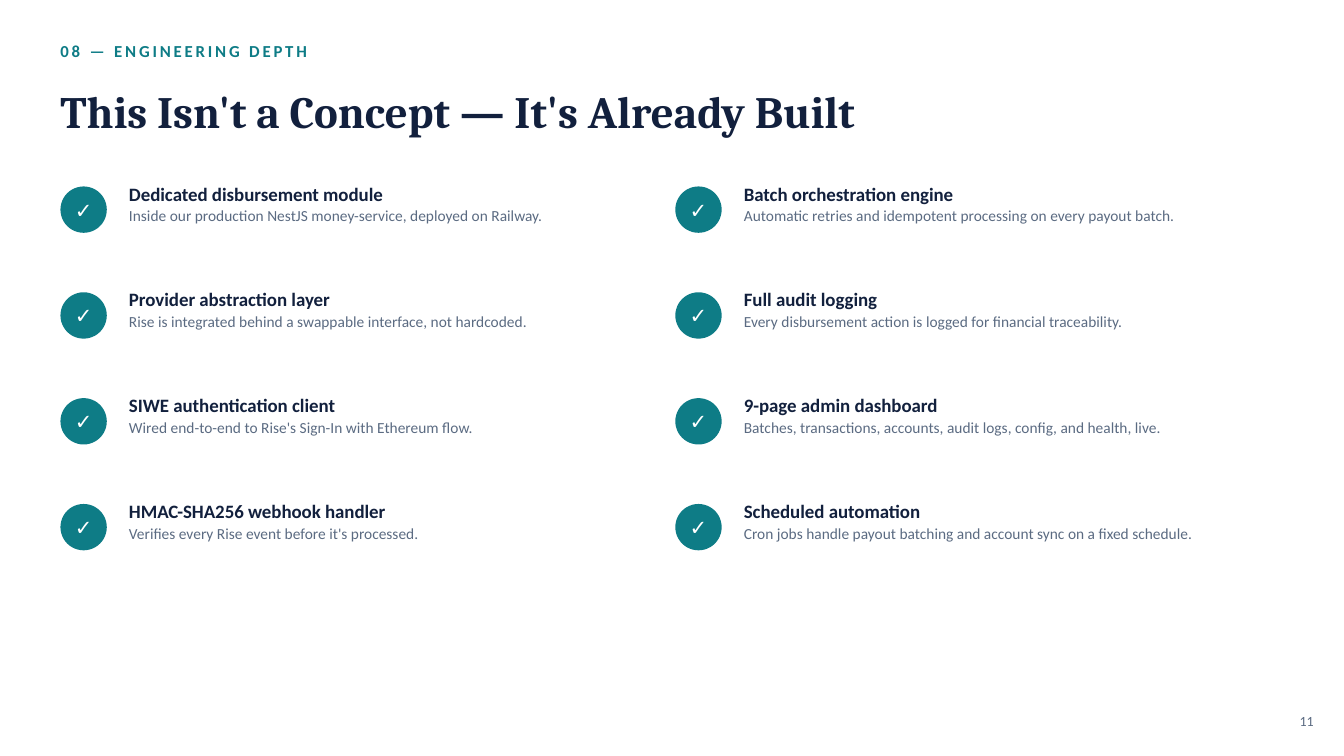
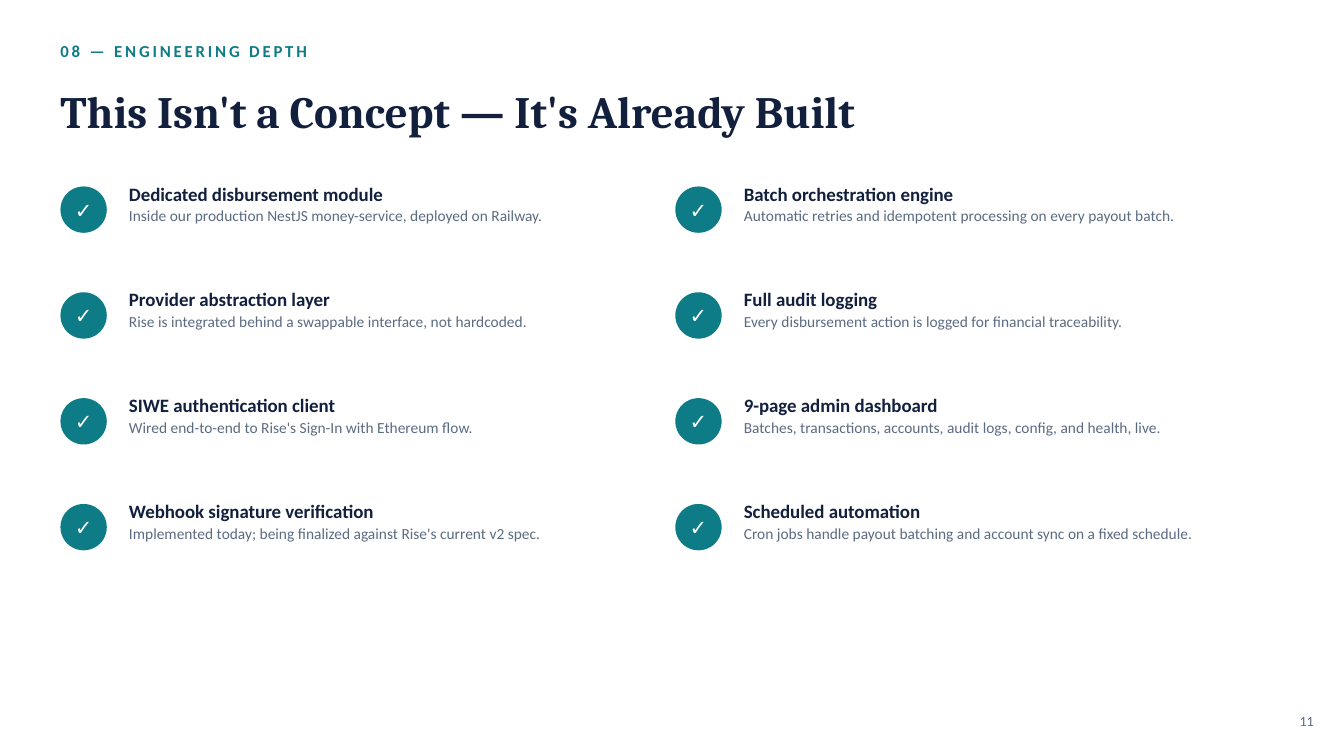
Before and after one commit to ripper7375/trading-alerts-saas-public, a slide deck: slide 11 of docs/riskworks-presentation-deck/DavinTrade-Rise-Partnership-Proposal_v2.pptx. Drawn at 1344x756 pixels with LibreOffice and Linux fonts; fonts in the diff are those of the drawing. Boxes give left, top, right and bottom in pixels: in the first picture for what was removed or moved away, otherwise in the second. Text is boxed around its words. In the diff, an @@ line names an element or a change of style, - is before the commit and + after.

```diff
--- a/docs/riskworks-presentation-deck/DavinTrade-Rise-Partnership-Proposal_v2.pptx
+++ b/docs/riskworks-presentation-deck/DavinTrade-Rise-Partnership-Proposal_v2.pptx
@@ text at (129, 504, 540, 542): text changed @@
-HMAC-SHA256 webhook handler
-Verifies every Rise event before it's processed.
+Webhook signature verification
+Implemented today; being finalized against Rise's current v2 spec.
```
Also in this commit, not shown: 7 other slides changed, 13 other files.
